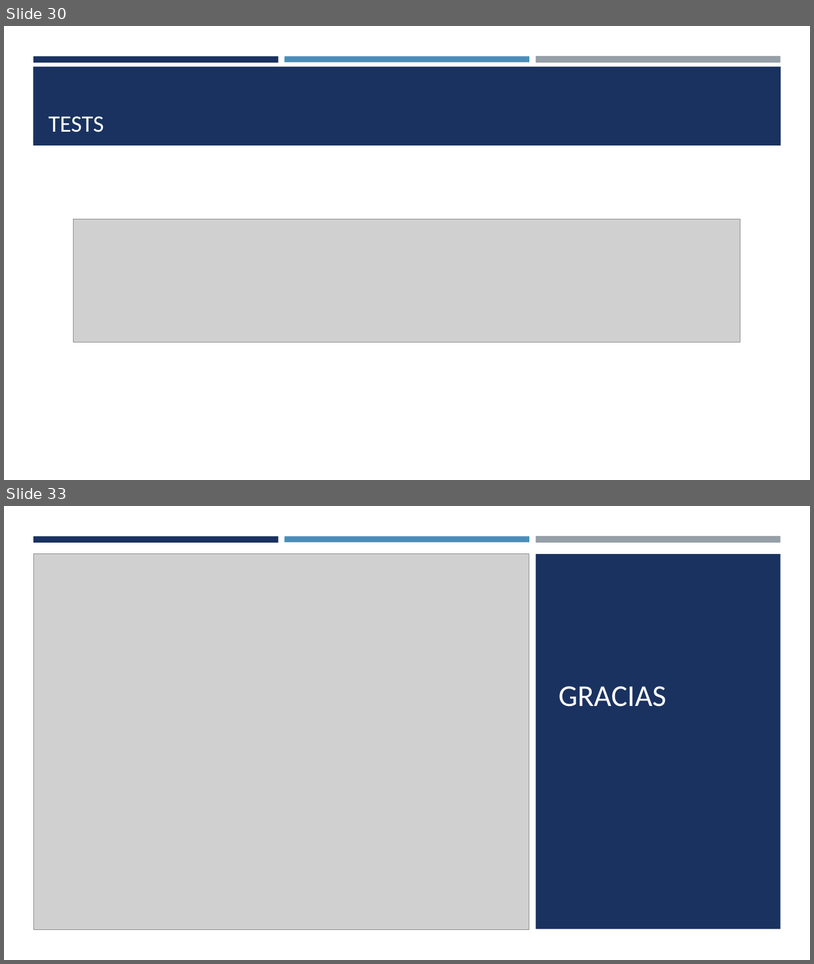
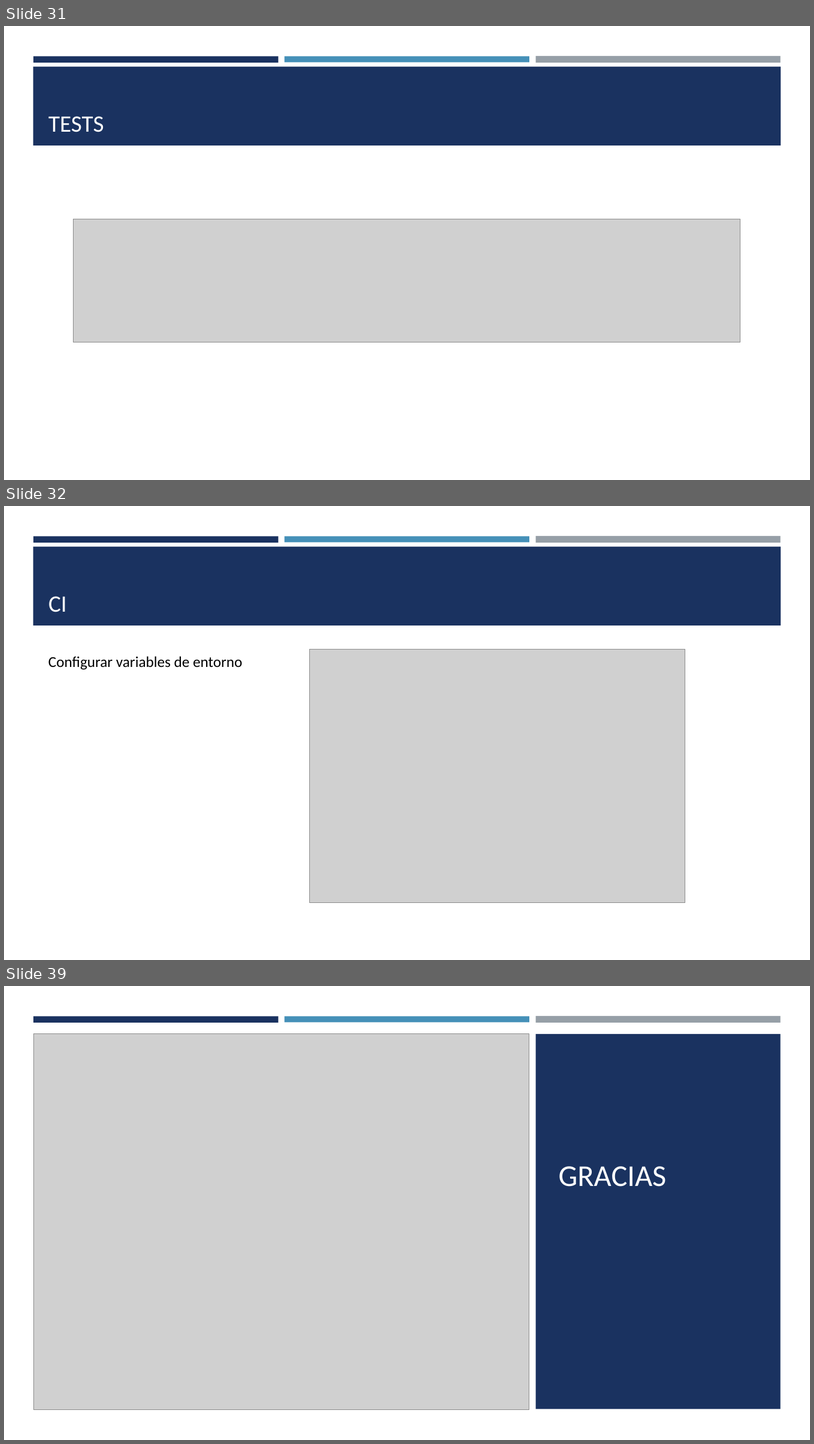
Before and after one commit to xBaank/MadridTransporte, a slide deck: docs/Presentacion TFG.pptx. Shown one above the other, each under a label of ours: slides 30 and 33 before the commit, slides 31, 32 and 39 after it; the slides between them are not shown. The pictures are 814x964 and 814x1444 pixels, drawn with LibreOffice and Linux fonts; fonts in the diff are those of the drawing; grey boxes stand for pictures. Boxes give left, top, right and bottom in pixels: in the first picture for what was removed or moved away, otherwise in the second. Text is boxed around its words. In the diff, an @@ line names an element or a change of style, - is before the commit and + after.

```diff
--- a/docs/Presentacion TFG.pptx
+++ b/docs/Presentacion TFG.pptx
@@ slide 32 added at [4,506,810,960], background #FFFFFF; not listed: 4 template elements that a slide beside it also shows @@
@@ title added at [48,596,67,612], 28 pt, text #FFFFFF @@
+CI
@@ picture added at [310,649,686,902] @@
@@ text added at [48,656,242,670], 18 pt, text #000000 @@
+Configurar variables de entorno
@@ what was slide 30 is now slide 31 @@
@@ what was slide 33 is now slide 39 @@
```
Also in this commit, not shown: 3 slides changed, 5 other slides added, 1 other file.
